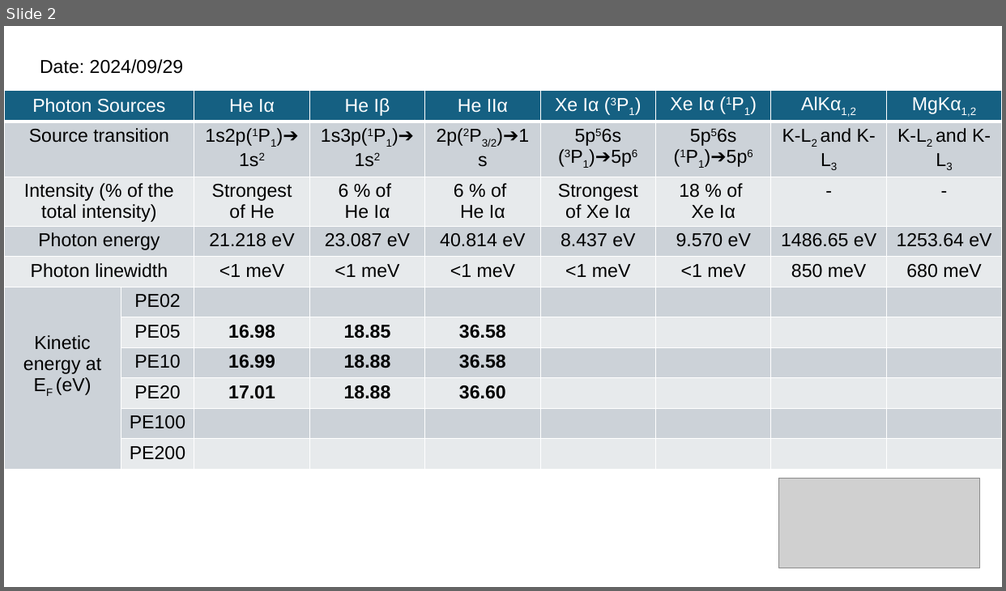
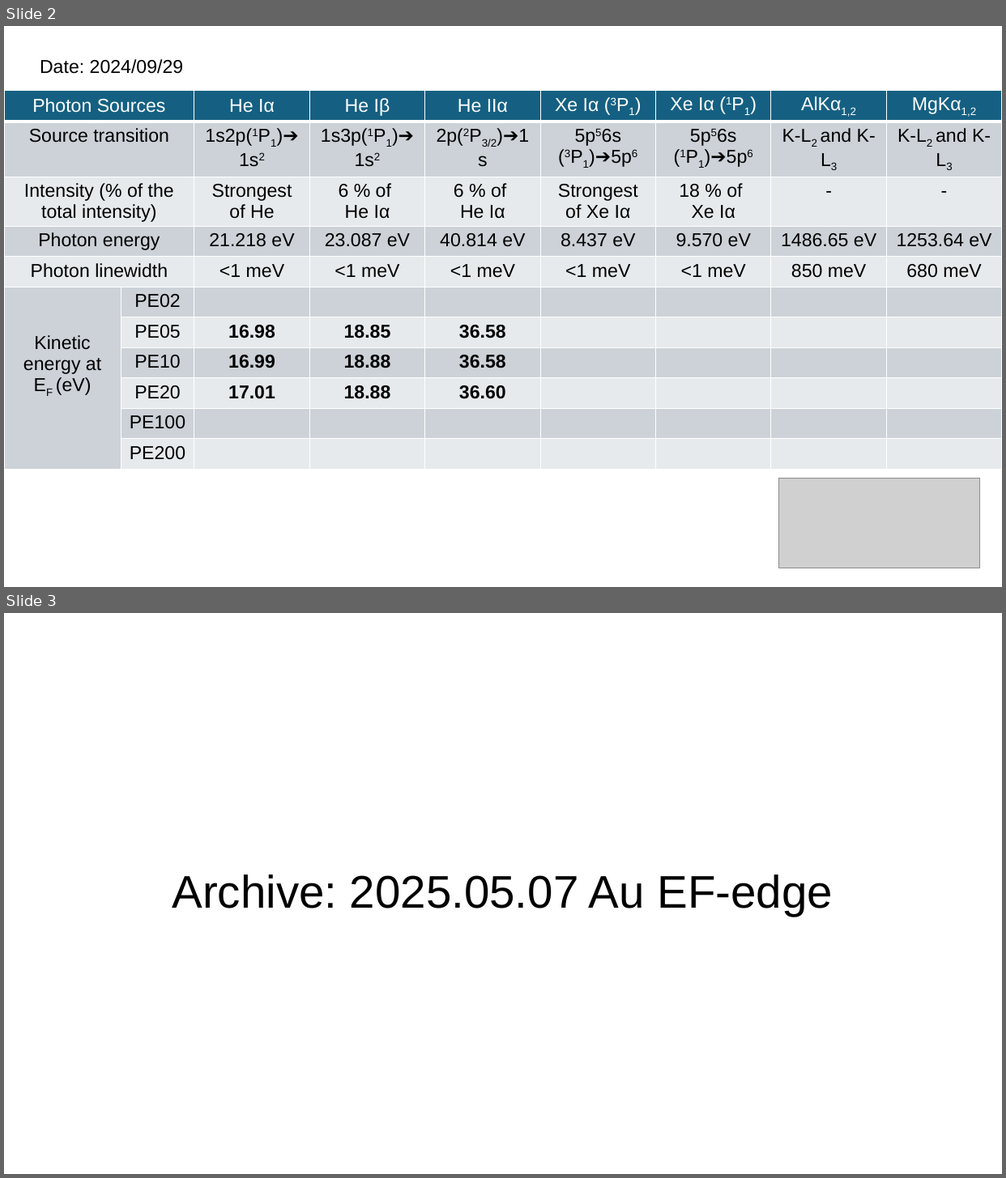
Before and after one commit to NakazawaRyotaro/SpecTaroscoPy, a slide deck: src/others/フェルミ準位ログ/KEatEF_MBSA1_KeraG.pptx. Shown one above the other, each under a label of ours: slide 2 before the commit, slides 2 and 3 after it. The pictures are 1006x591 and 1006x1178 pixels, drawn with LibreOffice and Linux fonts; fonts in the diff are those of the drawing; grey boxes stand for pictures. Boxes give left, top, right and bottom in pixels: in the first picture for what was removed or moved away, otherwise in the second. Text is boxed around its words. In the diff, an @@ line names an element or a change of style, - is before the commit and + after.

```diff
--- a/src/others/フェルミ準位ログ/KEatEF_MBSA1_KeraG.pptx
+++ b/src/others/フェルミ準位ログ/KEatEF_MBSA1_KeraG.pptx
@@ slide 3 added at (4, 613, 1002, 1174), background #FFFFFF @@
@@ title added at (172, 875, 833, 917), 44 pt, text #000000 @@
+Archive: 2025.05.07 Au EF-edge
```
Also in this commit, not shown: 1 slide changed, 8 other slides added, 8 other files.
